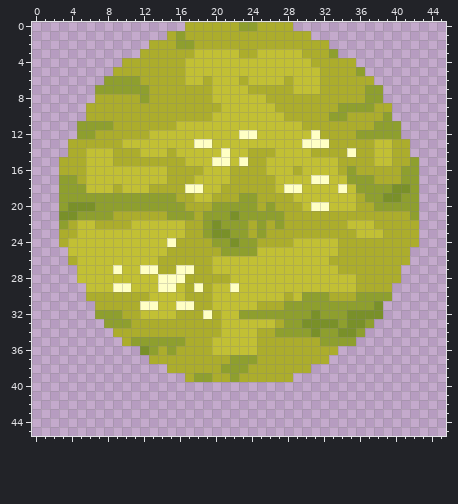
Two versions of one pixel-art sprite, textures/pieces/cakes/Pasture.png. The picture above is the old version.
The file is 46x46 pixels. Colours within 5 levels of each other are drawn and written as one.
The same view after the edit:
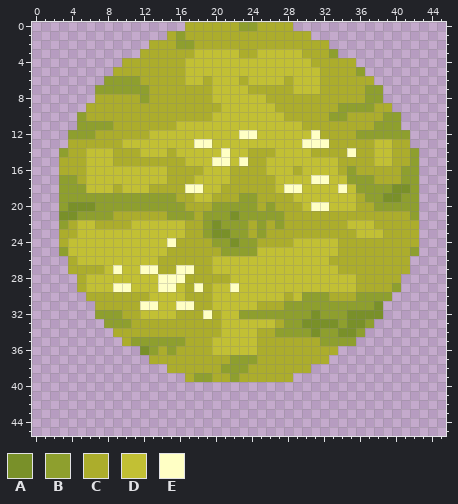
Palette (. is transparent): A #799029  B #8e9f2e  C #acad2c  D #c2c034  E #ffffc5
The exact change:
Colour B now appears in row 10 at x 5 and 40; in row 12 at x 4 and 41; in row 14 at x 3 and 42; in row 25 at x 3 and 42; in row 29 at x 40.
Colour C now appears in row 27 at x 4 and 41; in row 29 at x 5.
The author changed colour D to colour C in row 27 at x 5 to 7; in row 28 at x 5.
Boxes around the changes in both pictures, in picture pixels (x1, y1, x2, y2):
added: (59, 112, 86, 157)
added: (392, 112, 419, 157)
changed: (59, 247, 104, 292)
added: (392, 247, 419, 292)
